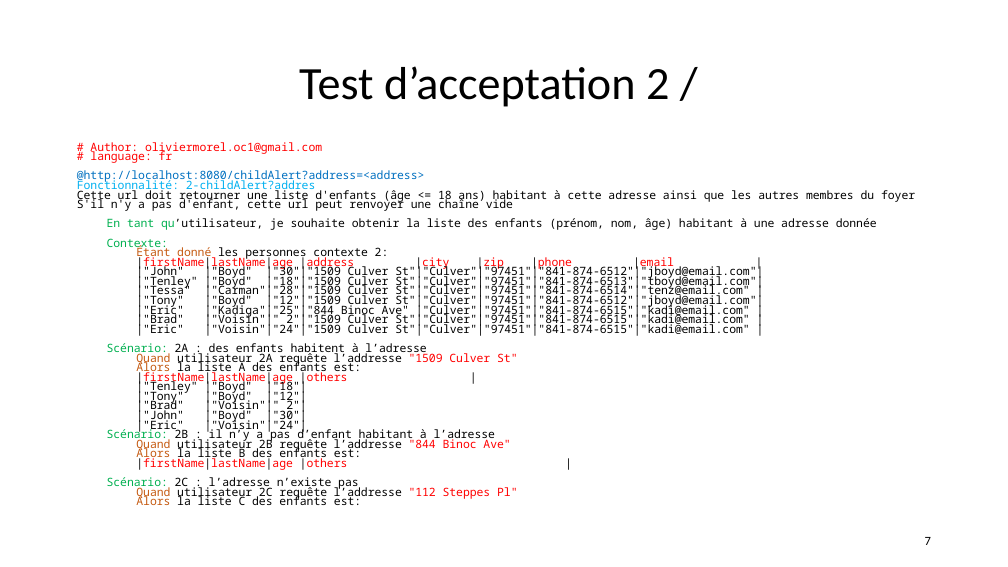
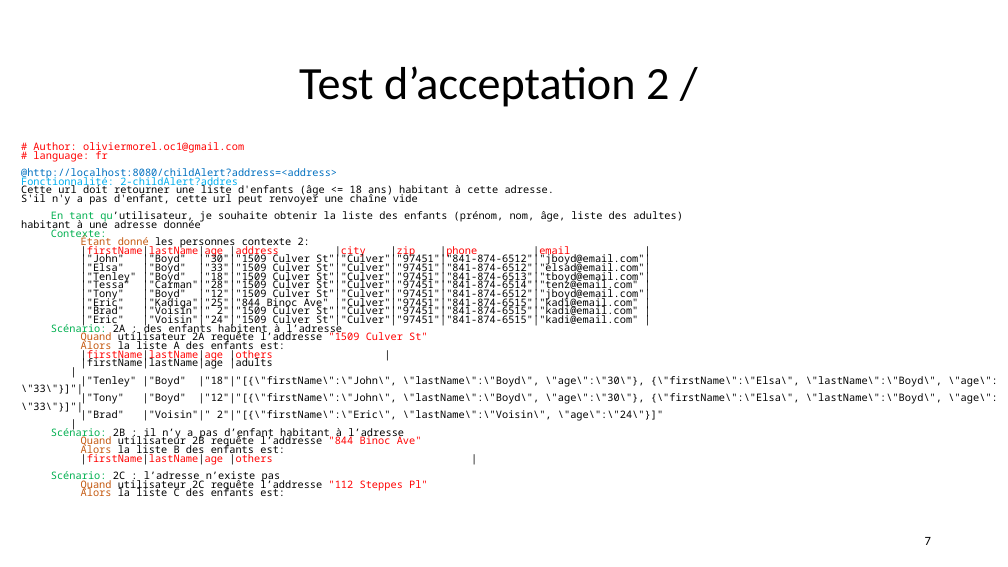
Before and after one commit to andrechico999/https-github.com-emmo78-com.safetynet.alerts, a slide deck: slide 7 of A_Livrables/MOREL_Olivier_4_slides_062022.pptx. Drawn at 1008x567 pixels with LibreOffice and Linux fonts; fonts in the diff are those of the drawing. Boxes give left, top, right and bottom in pixels: in the first picture for what was removed or moved away, otherwise in the second. Text is boxed around its words. In the diff, an @@ line names an element or a change of style, - is before the commit and + after.

Commit message:
feat : childAlert list child : first and last names, age and adults

```diff
--- a/A_Livrables/MOREL_Olivier_4_slides_062022.pptx
+++ b/A_Livrables/MOREL_Olivier_4_slides_062022.pptx
@@ text "# Author: oliviermorel.oc1@gmail.com": place and size @@
-text "# Author: oliviermorel.oc1@gmail.com" at box(77, 142, 915, 505)
+text "# Author: oliviermorel.oc1@gmail.com" at box(21, 142, 998, 496)
@@ text at box(21, 142, 651, 496): size 10.8 to 9.8 pt in "# Author: oliviermorel.oc1@gmail.com", "# language: fr", "@http://localhost:8080/childAlert?address=<address>", "Fonctionnalité: 2-childAlert?addres" and 22 more places @@
@@ text at box(21, 184, 555, 197): text changed; size 10.8 to 9.8 pt @@
-Cette url doit retourner une liste d'enfants (âge <= 18 ans) habitant à cette adresse ainsi que les autres membres du foyer
+Cette url doit retourner une liste d'enfants (âge <= 18 ans) habitant à cette adresse.
@@ text at box(21, 211, 683, 231): text changed; size 10.8 to 9.8 pt @@
-En tant qu’utilisateur, je souhaite obtenir la liste des enfants (prénom, nom, âge) habitant à une adresse donnée
+En tant qu’utilisateur, je souhaite obtenir la liste des enfants (prénom, nom, âge, liste des adultes)
+habitant à une adresse donnée
@@ text at box(81, 262, 651, 275): paragraph added @@
+|"Elsa" |"Boyd" |"33"|"1509 Culver St"|"Culver"|"97451"|"841-874-6512"|"elsad@email.com"|
@@ text at box(21, 357, 998, 421): text changed; size 10.8 to 9.8 pt @@
-|"Tenley" |"Boyd" |"18"|
-|"Tony" |"Boyd" |"12"|
-|"Brad" |"Voisin"|" 2"|
-|"John" |"Boyd" |"30"|
-|"Eric" |"Voisin"|"24"|
+|firstName|lastName|age |adults |
+|"Tenley" |"Boyd" |"18"|"[{\"firstName\":\"John\", \"lastName\":\"Boyd\", \"age\":\"30\"}, {\"firstName\":\"Elsa\", \"lastName\":\"Boyd\", \"age\":\"33\"}]"|
+|"Tony" |"Boyd" |"12"|"[{\"firstName\":\"John\", \"lastName\":\"Boyd\", \"age\":\"30\"}, {\"firstName\":\"Elsa\", \"lastName\":\"Boyd\", \"age\":\"33\"}]"|
+|"Brad" |"Voisin"|" 2"|"[{\"firstName\":\"Eric\", \"lastName\":\"Voisin\", \"age\":\"24\"}]" |
```
Also in this commit, not shown: 8 other files.
